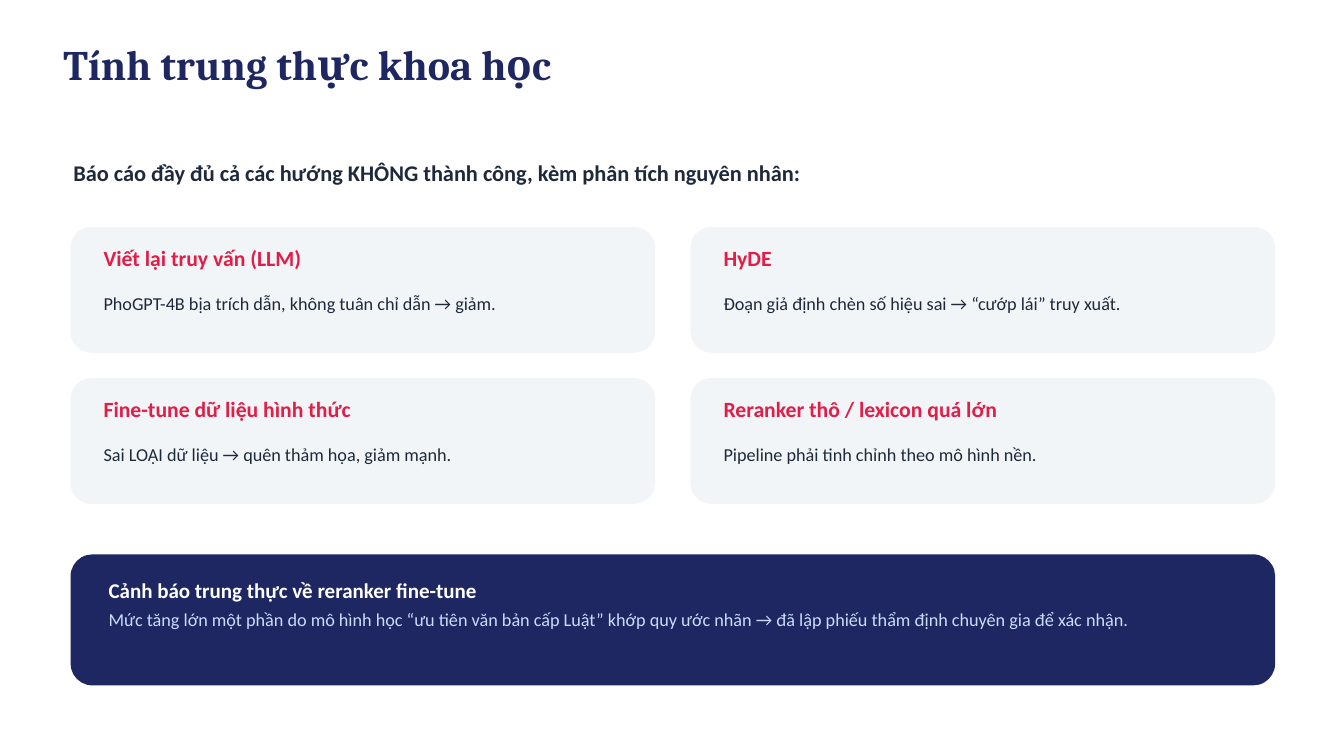
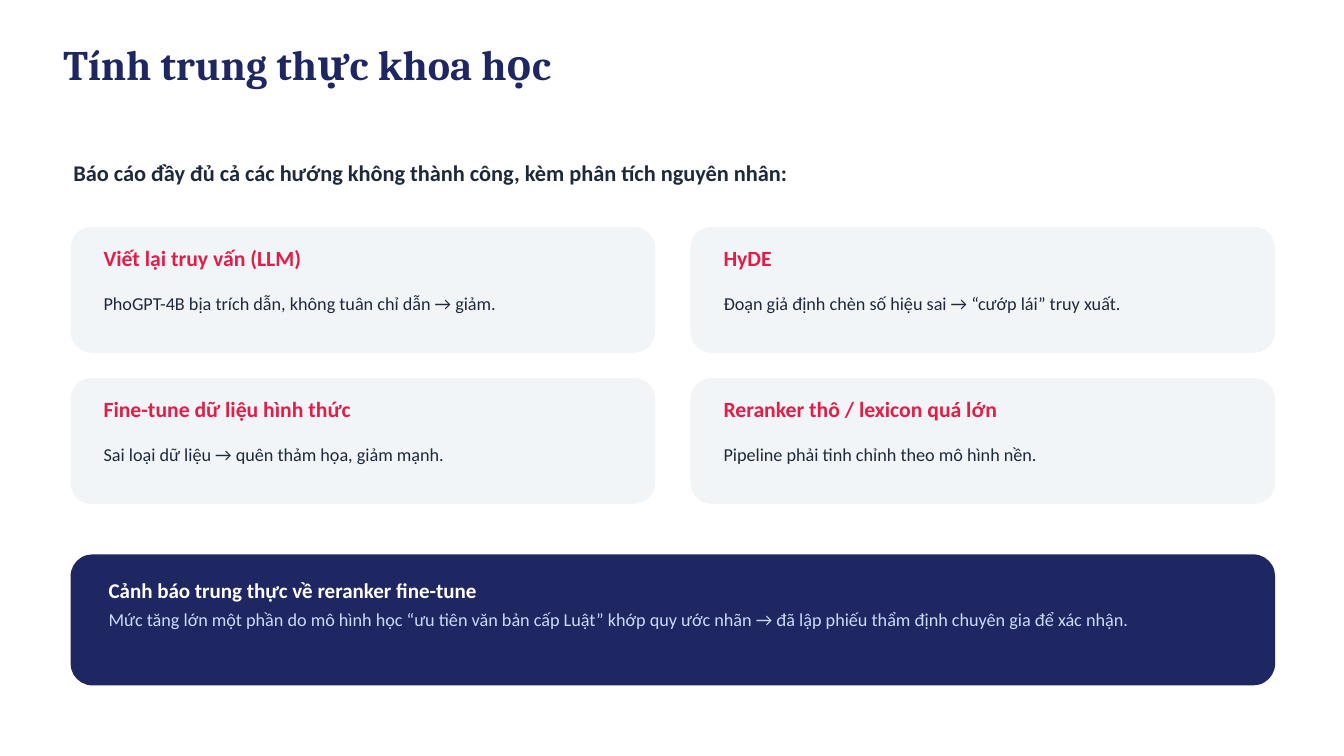
Before and after one commit to scorpion226/RAG-DATN, a slide deck: slide 12 of report/Slide_BaoVe_RAG_DATN.pptx. Drawn at 1344x756 pixels with LibreOffice and Linux fonts; fonts in the diff are those of the drawing. Boxes give left, top, right and bottom in pixels: in the first picture for what was removed or moved away, otherwise in the second. Text is boxed around its words. In the diff, an @@ line names an element or a change of style, - is before the commit and + after.

```diff
--- a/report/Slide_BaoVe_RAG_DATN.pptx
+++ b/report/Slide_BaoVe_RAG_DATN.pptx
@@ text at box(73, 164, 787, 185): text changed @@
-Báo cáo đầy đủ cả các hướng KHÔNG thành công, kèm phân tích nguyên nhân:
+Báo cáo đầy đủ cả các hướng không thành công, kèm phân tích nguyên nhân:
@@ text at box(104, 448, 444, 464): text changed @@
-Sai LOẠI dữ liệu → quên thảm họa, giảm mạnh.
+Sai loại dữ liệu → quên thảm họa, giảm mạnh.
```
Also in this commit, not shown: 4 other slides changed, 4 other files.
